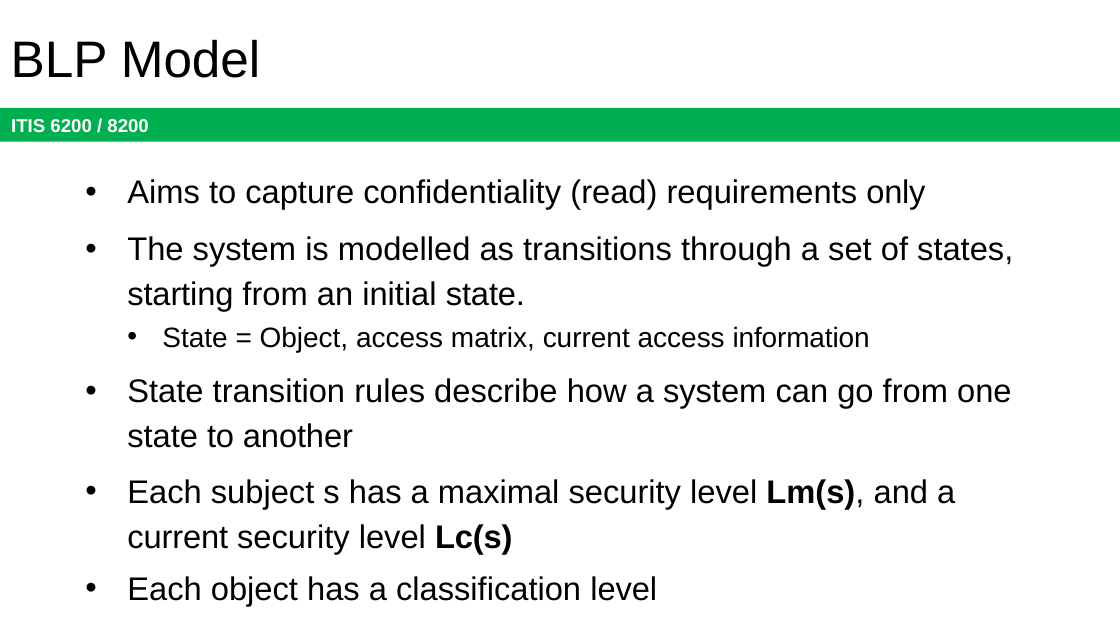
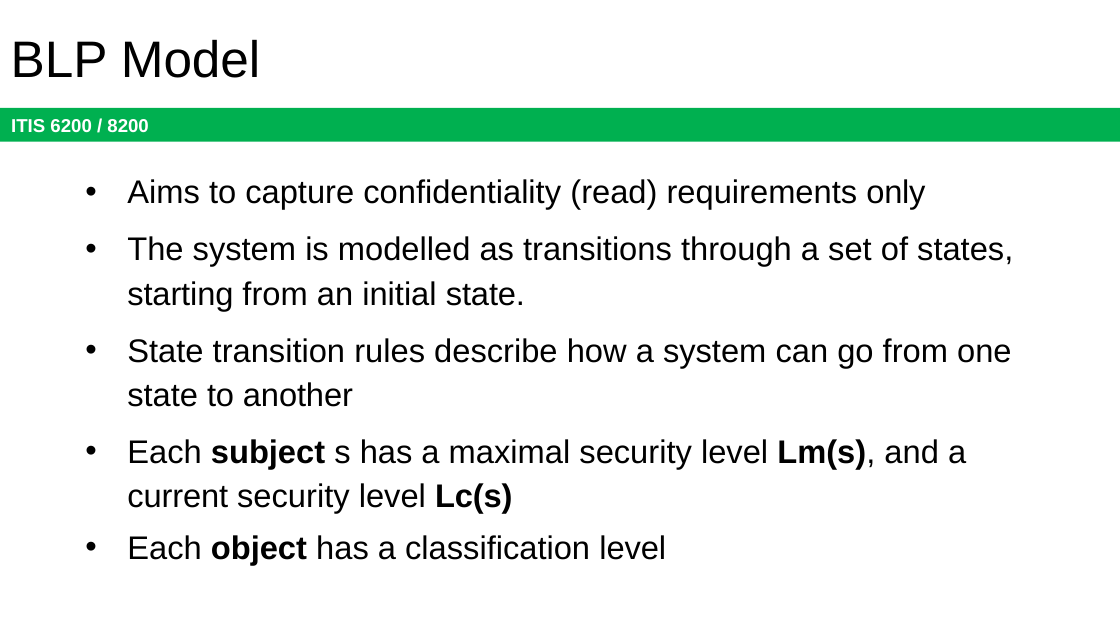
Before and after one commit to jx5c/github.io, a slide deck: slide 29 of teaching/ITIS6200/2023fa/lectures/lec09.pptx. Drawn at 1120x630 pixels with LibreOffice and Linux fonts; fonts in the diff are those of the drawing. Boxes give left, top, right and bottom in pixels: in the first picture for what was removed or moved away, otherwise in the second. Text is boxed around its words. In the diff, an @@ line names an element or a change of style, - is before the commit and + after.

```diff
--- a/teaching/ITIS6200/2023fa/lectures/lec09.pptx
+++ b/teaching/ITIS6200/2023fa/lectures/lec09.pptx
@@ text at <box>162,326,870,352</box>: paragraph removed @@
-  • State = Object, access matrix, current access information
@@ text at <box>127,439,966,565</box>: bold on in "subject", "object" @@
```
Also in this commit, not shown: 4 other slides changed, 40 other files.
